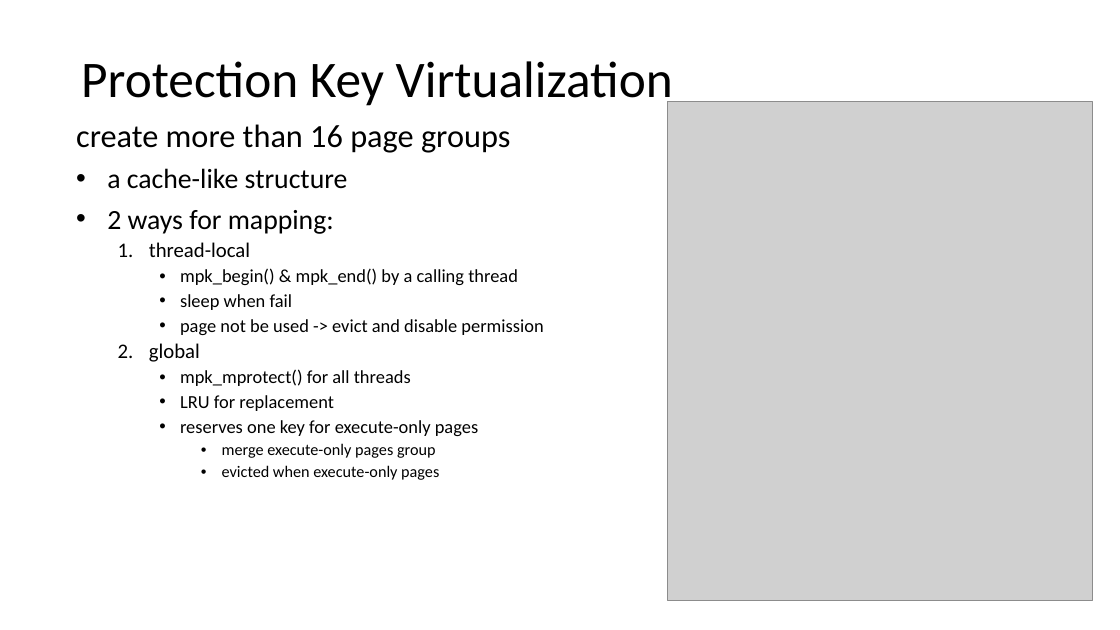
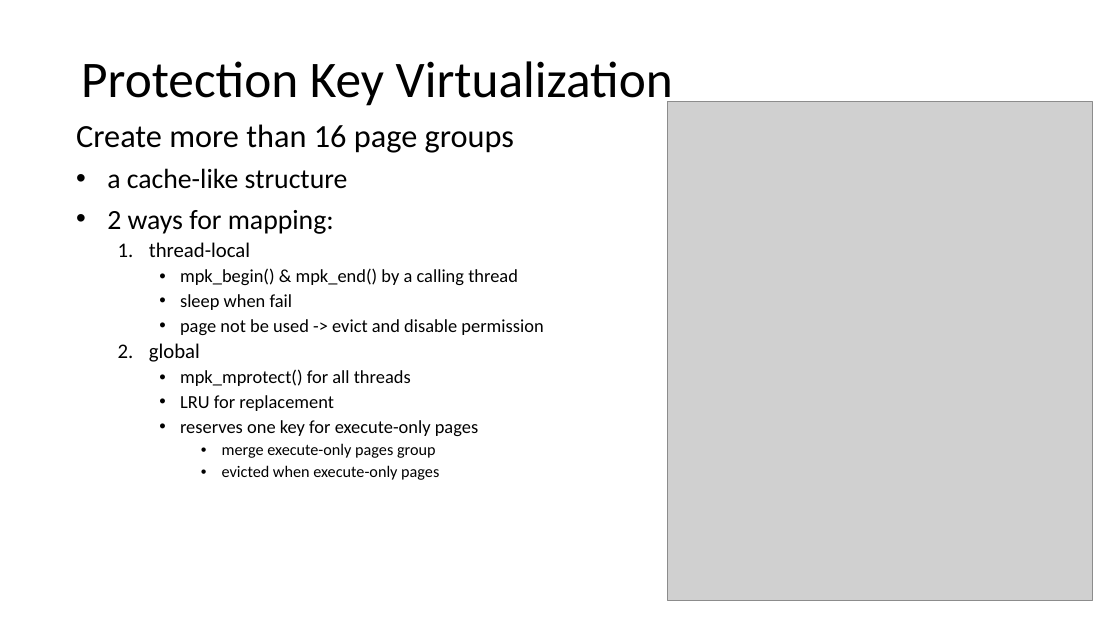
Before and after one commit to LiGaOg/libpmp, a slide deck: slide 15 of proposal.pptx. Drawn at 1120x630 pixels with LibreOffice and Linux fonts; fonts in the diff are those of the drawing; grey boxes stand for pictures. Boxes give left, top, right and bottom in pixels: in the first picture for what was removed or moved away, otherwise in the second. Text is boxed around its words. In the diff, an @@ line names an element or a change of style, - is before the commit and + after.

```diff
--- a/proposal.pptx
+++ b/proposal.pptx
@@ text at (x1=76, y1=124, x2=514, y2=153): text changed @@
-create more than 16 page groups
+Create more than 16 page groups
```
Also in this commit, not shown: 20 other slides changed, 1 slide added.
